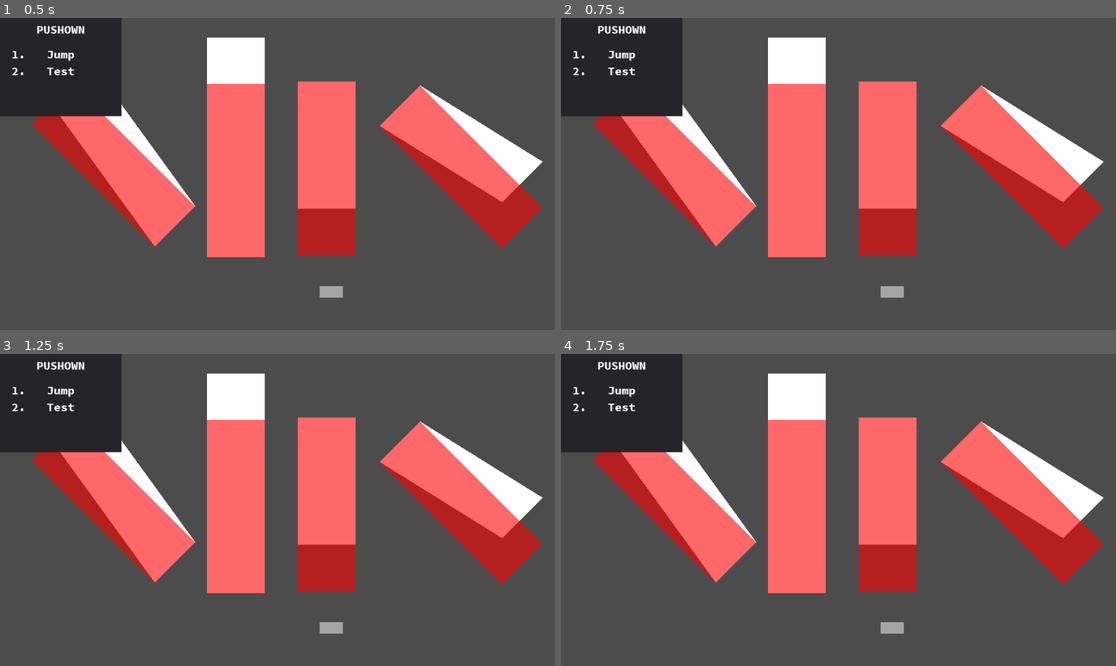
Above: before the commit, frames 1-4 (two rows, left to right).
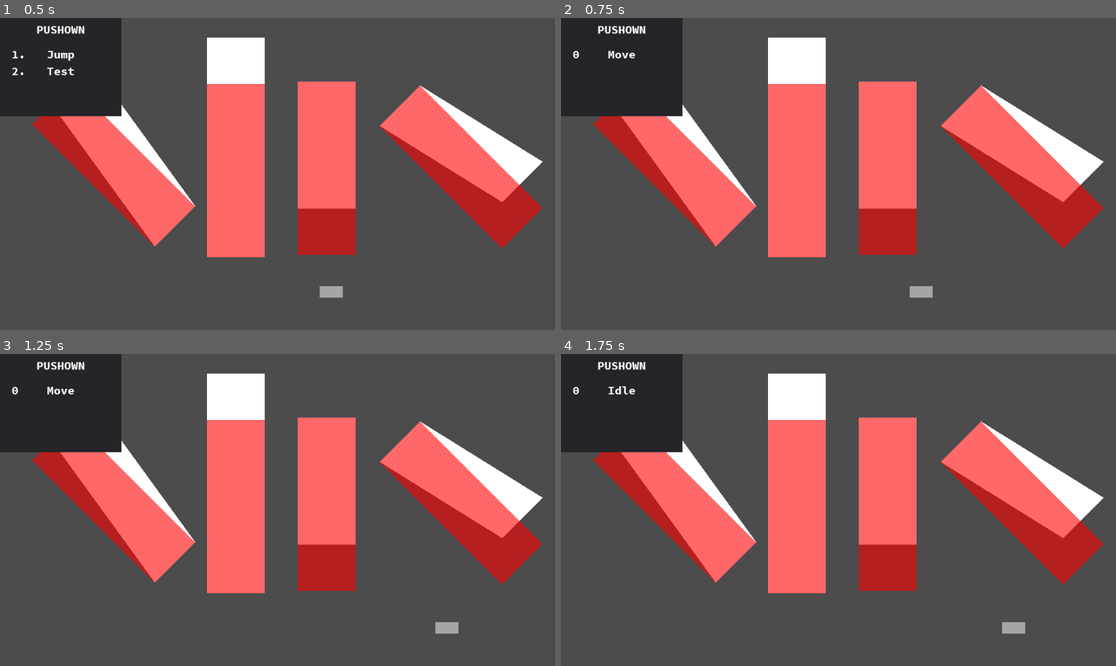
Above: after the commit, the same moments.

Repository: MTareqAzim/scratchpad
Game: Godot game, scene res://Scenes/World/World2.tscn
Two runs of this game, one before a commit and one after it. Both use one fixed random seed, a clock stepped at 60 frames per second and the inputs below.
Inputs (mouse positions are in pixels of both pictures, inside the frame that each line leads up to):
- Up to frame 1 (0.5 s): no input
- Up to frame 2 (0.75 s): tap Enter at 0.5 s; move the mouse to (960, 158) at 0.52 s; hold Right (ui_right) from 0.53 s (still down); click (960, 158) at 0.67 s
- Up to frame 3 (1.25 s): keep holding Right (ui_right)
- Up to frame 4 (1.75 s): release Right (ui_right) at 1.25 s; drag from (727, 525) to (888, 503) at 1.27 s

Frame 1 is identical in both runs. In frame 2, 0.5% of the frame differs, in the area x 2-67%, y 10-90%; in frame 3, 0.5%; in frame 4, 0.5%.
Error before the commit: Compile Error: Using own name in class file is not allowed (creates a cyclic reference) (res://Utils/State)

Commit message:
Added stand up state for delay after crouching.

Diff:
--- a/Scenes/Player/Player2.tscn
+++ b/Scenes/Player/Player2.tscn
@@ -91,15 +91,21 @@
 }
 
 [node name="Crouch" parent="State Machine" index="2" instance=ExtResource( 9 )]
-dependencies = {
-"body": NodePath("../.."),
-"buffer": NodePath("../../ActionBuffer"),
-"input": NodePath("../../Player Input"),
-"look": NodePath("../../Look Direction")
-}
-
-[node name="Crouch Height" parent="State Machine/Crouch" index="2"]
-editor/display_folded = true
+editor/display_folded = true
+dependencies = {
+"body": NodePath("../.."),
+"buffer": NodePath("../../ActionBuffer"),
+"input": NodePath("../../Player Input"),
+"look": NodePath("../../Look Direction")
+}
+
+[node name="Stand Up" parent="State Machine/Crouch" index="5"]
+dependencies = {
+"body": NodePath("../../.."),
+"buffer": NodePath("../../../ActionBuffer"),
+"input": NodePath("../../../Player Input"),
+"look": NodePath("../../../Look Direction")
+}
 
 [node name="Fall" parent="State Machine" index="3" instance=ExtResource( 10 )]
 dependencies = {
--- a/Scenes/Player/States/Component States/crouch.tscn
+++ b/Scenes/Player/States/Component States/crouch.tscn
@@ -11,11 +11,13 @@
 [ext_resource path="res://Utils/State Machine/State/State Components/Transitions/released_transition_state_component.gd" type="Script" id=9]
 [ext_resource path="res://Utils/State Machine/State/State Components/Node State Components/Update/Transitions/equals_transition_state_component.gd" type="Script" id=10]
 [ext_resource path="res://Utils/State Machine/State/State Components/Transitions/pressed_transition_state_component.gd" type="Script" id=11]
+[ext_resource path="res://Utils/Entity/State Components/Movement/stand_up_component.gd" type="Script" id=12]
 
 [node name="Crouch" type="Node"]
 script = ExtResource( 1 )
 state_name = "crouch"
 push_down = true
+overwrite = true
 dependencies = {
 "body": NodePath(""),
 "buffer": NodePath(""),
@@ -23,18 +25,19 @@
 "look": NodePath("")
 }
 
-[node name="MoveStateComponent" type="Node" parent="."]
+[node name="Move" type="Node" parent="."]
 script = ExtResource( 2 )
 body_key = "body"
 input_handler_key = "input"
 max_speed = 200
 
-[node name="LookDirectionStateComponent" type="Node" parent="."]
+[node name="Look Direction" type="Node" parent="."]
 script = ExtResource( 3 )
 look_direction_key = "look"
 input_handler_key = "input"
 
 [node name="Crouch Height" type="Node" parent="."]
+editor/display_folded = true
 script = ExtResource( 4 )
 body_key = "body"
 
@@ -49,6 +52,7 @@
 FUNCTION_NAME = "set_height"
 
 [node name="Transitions" type="Node" parent="."]
+editor/display_folded = true
 script = ExtResource( 7 )
 
 [node name="Fall" type="Node" parent="Transitions"]
@@ -61,7 +65,7 @@
 [node name="Stand Up" type="Node" parent="Transitions"]
 script = ExtResource( 9 )
 ACTION = "crouch"
-NEXT_STATE = "previous"
+NEXT_STATE = "stand up"
 
 [node name="Stand Up 2" type="Node" parent="Transitions"]
 script = ExtResource( 10 )
@@ -70,7 +74,7 @@
 has_args = true
 args = [ "crouch" ]
 equals = [ false ]
-NEXT_STATE = "previous"
+NEXT_STATE = "stand up"
 
 [node name="High Jump" type="Node" parent="Transitions"]
 script = ExtResource( 11 )
@@ -88,6 +92,7 @@
 NEXT_STATE = "back roll"
 
 [node name="Action Buffer" type="Node" parent="."]
+editor/display_folded = true
 script = ExtResource( 7 )
 
 [node name="Was Grounded" type="Node" parent="Action Buffer"]
@@ -95,3 +100,87 @@
 node_key = "buffer"
 FUNCTION_NAME = "add_action"
 args = [ "was_grounded" ]
+
+[node name="Stand Up" type="Node" parent="."]
+script = ExtResource( 1 )
+state_name = "stand up"
+push_down = true
+overwrite = true
+dependencies = {
+"body": NodePath(""),
+"buffer": NodePath(""),
+"input": NodePath(""),
+"look": NodePath("")
+}
+
+[node name="Move" type="Node" parent="Stand Up"]
+script = ExtResource( 2 )
+body_key = "body"
+input_handler_key = "input"
+max_speed = 200
+
+[node name="Look Direction" type="Node" parent="Stand Up"]
+script = ExtResource( 3 )
+look_direction_key = "look"
+input_handler_key = "input"
+
+[node name="Crouch Height" type="Node" parent="Stand Up"]
+editor/display_folded = true
+script = ExtResource( 4 )
+body_key = "body"
+
+[node name="Enter Height" type="Node" parent="Stand Up/Crouch Height"]
+script = ExtResource( 5 )
+node_key = "body"
+FUNCTION_NAME = "set_height"
+
+[node name="Exit Height" type="Node" parent="Stand Up/Crouch Height"]
+script = ExtResource( 6 )
+node_key = "body"
+FUNCTION_NAME = "set_height"
+
+[node name="Transitions" type="Node" parent="Stand Up"]
+script = ExtResource( 7 )
+
+[node name="Fall" type="Node" parent="Stand Up/Transitions"]
+script = ExtResource( 8 )
+node_key = "body"
+FUNCTION_NAME = "is_grounded"
+not_equals = [ true ]
+NEXT_STATE = "fall"
+
+[node name="Crouch" type="Node" parent="Stand Up/Transitions"]
+script = ExtResource( 11 )
+ACTION = "crouch"
+NEXT_STATE = "crouch"
+
+[node name="High Jump" type="Node" parent="Stand Up/Transitions"]
+script = ExtResource( 11 )
+ACTION = "jump"
+NEXT_STATE = "high jump"
+
+[node name="Somersault" type="Node" parent="Stand Up/Transitions"]
+script = ExtResource( 11 )
+ACTION = "lunge"
+NEXT_STATE = "somersault"
+
+[node name="Back Roll" type="Node" parent="Stand Up/Transitions"]
+script = ExtResource( 11 )
+ACTION = "retreat"
+NEXT_STATE = "back roll"
+
+[node name="Action Buffer" type="Node" parent="Stand Up"]
+script = ExtResource( 7 )
+
+[node name="Was Grounded" type="Node" parent="Stand Up/Action Buffer"]
+script = ExtResource( 6 )
+node_key = "buffer"
+FUNCTION_NAME = "add_action"
+args = [ "was_grounded" ]
+
+[node name="Stand Up" type="Node" parent="Stand Up"]
+script = ExtResource( 12 )
+next_state = "previous"
+
+[node name="Timer" type="Timer" parent="Stand Up/Stand Up"]
+[connection signal="timeout" from="Stand Up/Stand Up/Timer" to="Stand Up/Stand Up" method="_on_Timer_timeout"]
--- a/Scenes/Player/States/Component States/crouch_dash.tscn
+++ b/Scenes/Player/States/Component States/crouch_dash.tscn
@@ -11,6 +11,7 @@
 script = ExtResource( 1 )
 state_name = "crouch_dash"
 push_down = true
+overwrite = true
 dependencies = {
 "body": NodePath(""),
 "buffer": NodePath(""),
--- /dev/null
+++ b/Utils/Entity/State Components/Movement/stand_up_component.gd
@@ -0,0 +1,24 @@
+extends EntityStateComponent
+
+onready var _timer : Timer = $Timer
+
+export (float) var duration := 0.2
+export (String) var next_state
+
+
+func enter() -> void:
+	_set_values()
+	_timer.set_one_shot(true)
+	_timer.start()
+
+
+func exit() -> void:
+	_timer.stop()
+
+
+func _set_values() -> void:
+	_timer.set_wait_time(duration)
+
+
+func _on_Timer_timeout():
+	component_state.finished(next_state)
--- a/Utils/State Machine/State/component_state.gd
+++ b/Utils/State Machine/State/component_state.gd
@@ -60,7 +60,7 @@
 			child.component_state = self
 
 		if child.get_child_count() > 0:
-			if not child is ComponentState:
+			if not child.get_class() == "ComponentState":
 				_append_components(child)
 
 
Not shown: 1 places in Scenes/Player/States/Component States/crouch.tscn that only renumber resources
